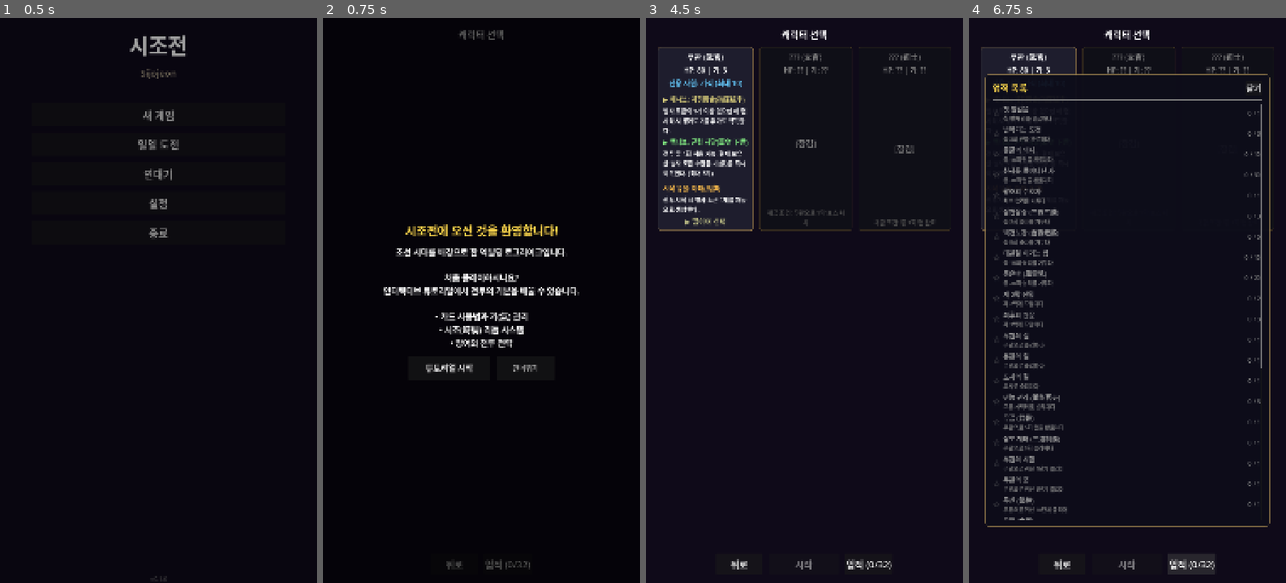
Above: before the commit, frames 1-4 (left to right).
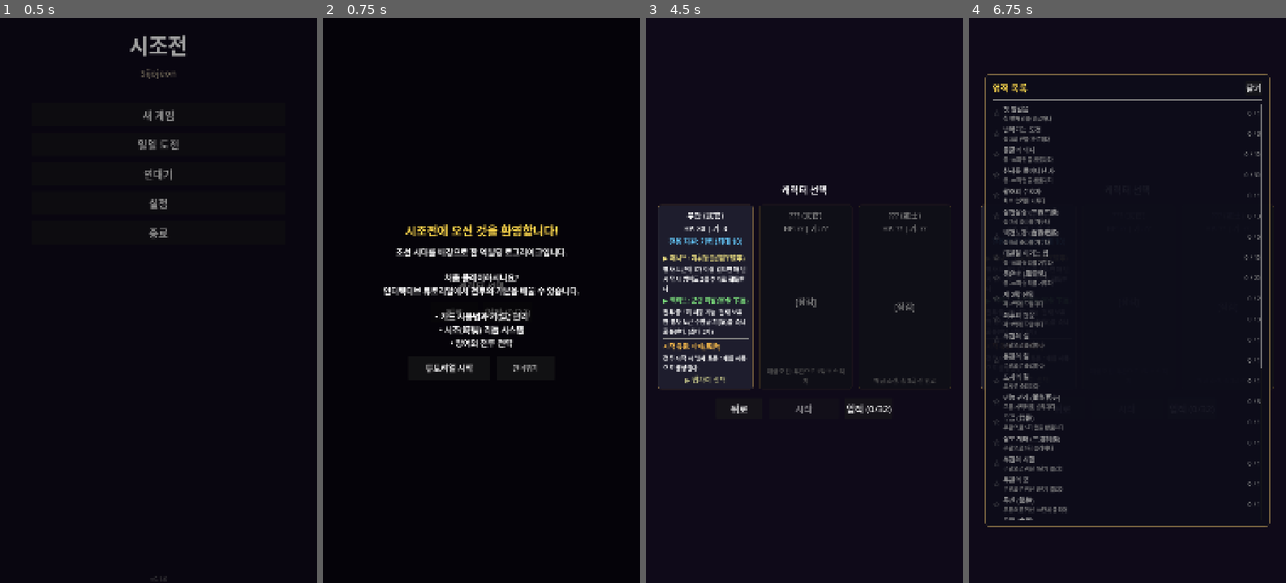
Above: after the commit, the same moments.

Repository: dongmin1213/Sijojeon
Game: Godot game, scene res://scenes/title/title_screen.tscn
Two runs of this game, one before a commit and one after it. Both use one fixed random seed, a clock stepped at 60 frames per second and the inputs below.
Inputs:
- Up to frame 1 (0.5 s): no input
- Up to frame 2 (0.75 s): click "새 게임" at 0.5 s
- Up to frame 3 (4.5 s): click "튜토리얼 시작" at 1.25 s; click "▼" at 2 s; click "다음" at 2.75 s; click "다음" at 3.5 s; click "튜토리얼 건너뛰기" at 4.25 s
- Up to frame 4 (6.75 s): click "뒤로" at 5 s; click "새 게임" at 5.75 s; click "업적 (0/32)" at 6.5 s

Frame 1 is identical in both runs. In frame 2, 0.5% of the frame differs, in the area x 38-66%, y 2-98%; in frame 3, 8.4%, in the area x 3-97%, y 2-98%; in frame 4, 1.5%.

Commit message:
캐릭터 선택 화면 하단 여백 최적화 (ZER-182)
- VBoxContainer alignment를 center로 변경하여 수직 중앙 정렬
- Spacer 노드 제거 — 빈 공간이 상하 균등 분배
- separation 20 → 30으로 카드 간 여백 증가

Co-Authored-By: Paperclip <noreply@paperclip.ing>

Diff:
--- a/scenes/character_select/character_select.tscn
+++ b/scenes/character_select/character_select.tscn
@@ -22,7 +22,8 @@
 offset_bottom = -30.0
 grow_horizontal = 2
 grow_vertical = 2
-theme_override_constants/separation = 20
+alignment = 1
+theme_override_constants/separation = 30
 
 [node name="TitleLabel" type="Label" parent="VBoxContainer"]
 layout_mode = 2
@@ -34,10 +35,6 @@
 layout_mode = 2
 theme_override_constants/separation = 30
 alignment = 1
-
-[node name="Spacer" type="Control" parent="VBoxContainer"]
-layout_mode = 2
-size_flags_vertical = 3
 
 [node name="ButtonRow" type="HBoxContainer" parent="VBoxContainer"]
 layout_mode = 2
